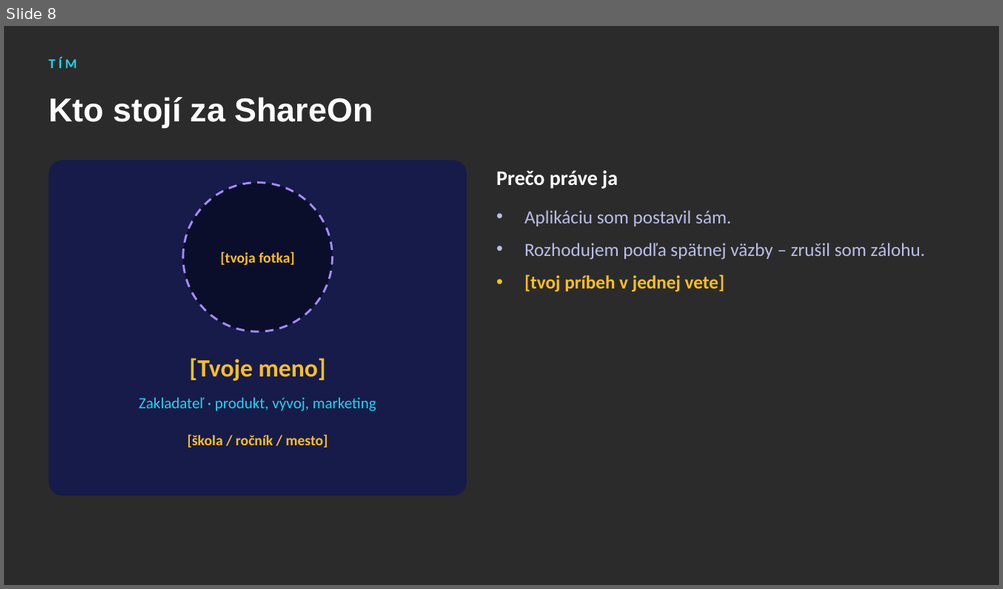
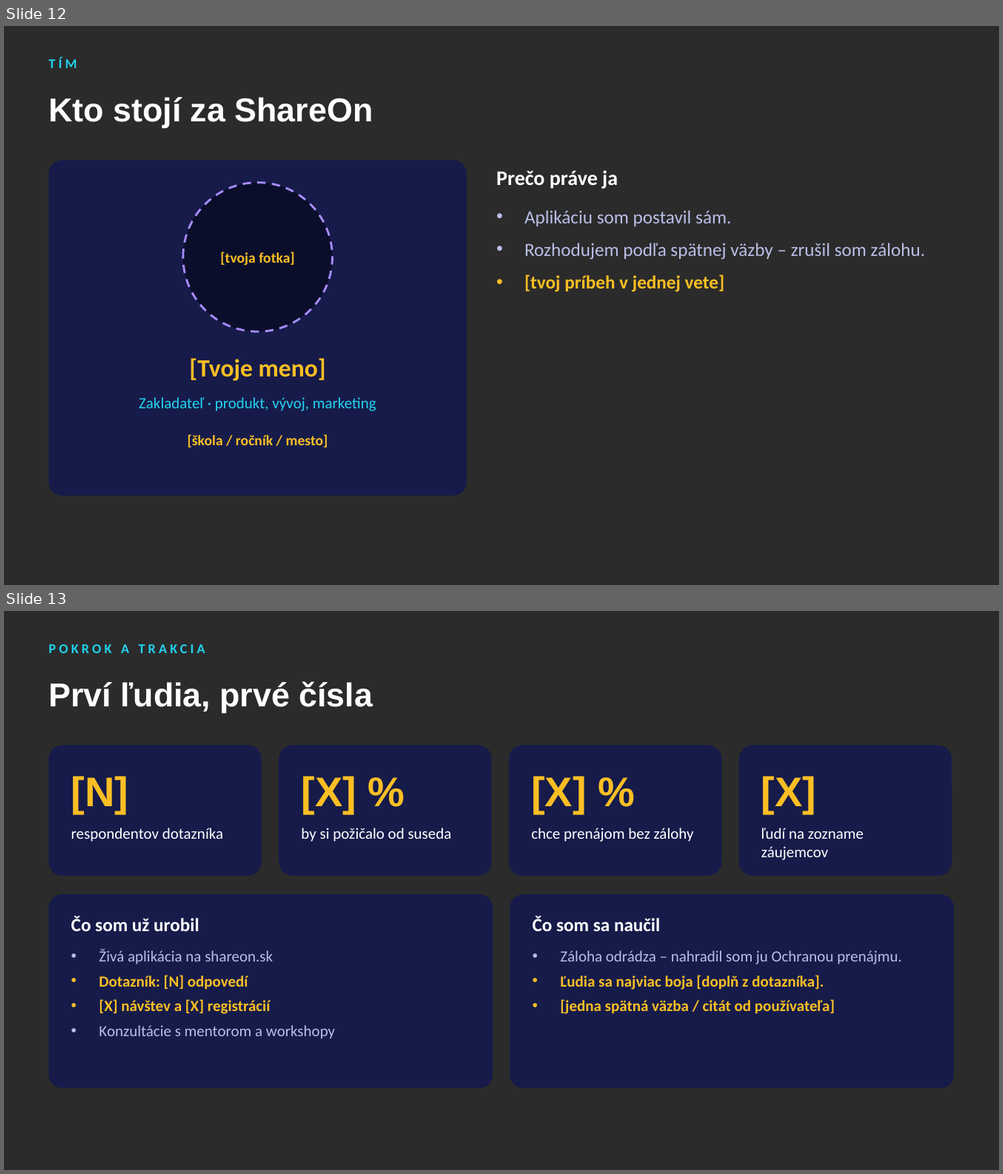
Before and after one commit to samueljurik5-web/shareon, a slide deck: docs/pitch/ShareOn-pitch-deck.pptx. Shown one above the other, each under a label of ours: slide 8 before the commit, slides 12 and 13 after it. The pictures are 1003x589 and 1003x1174 pixels, drawn with LibreOffice and Linux fonts; fonts in the diff are those of the drawing; background and template pictures are left out; a plain dark background stands for a picture behind light text. Boxes give left, top, right and bottom in pixels: in the first picture for what was removed or moved away, otherwise in the second. Text is boxed around its words. In the diff, an @@ line names an element or a change of style, - is before the commit and + after.

```diff
--- a/docs/pitch/ShareOn-pitch-deck.pptx
+++ b/docs/pitch/ShareOn-pitch-deck.pptx
@@ slide 13 added at (4, 611, 999, 1170), background picture (left out) @@
@@ text added at (48, 644, 205, 653), 13 pt, text #22D3EE, bold @@
+POKROK A TRAKCIA
@@ title added at (48, 681, 373, 713), 32 pt, text #FFFFFF, bold @@
+Prví ľudia, prvé čísla
@@ rounded rectangle added at (48, 745, 262, 876), fill #161B4A @@
@@ rounded rectangle added at (279, 745, 491, 876), fill #161B4A @@
@@ rounded rectangle added at (509, 745, 722, 876), fill #161B4A @@
@@ rounded rectangle added at (739, 745, 951, 876), fill #161B4A @@
@@ text added at (71, 776, 129, 814), 40 pt, text #FBBF24, bold @@
+[N]
@@ text added at (301, 776, 356, 814), 40 pt, text #FBBF24, bold @@
+[X] %
@@ text added at (531, 776, 586, 814), 40 pt, text #FBBF24, bold @@
+[X] %
@@ text added at (761, 776, 817, 814), 40 pt, text #FBBF24, bold @@
+[X]
@@ text added at (71, 828, 223, 842), 15 pt, text #FFFFFF @@
+respondentov dotazníka
@@ text added at (301, 828, 452, 842), 15 pt, text #FFFFFF @@
+by si požičalo od suseda
@@ text added at (531, 828, 694, 842), 15 pt, text #FFFFFF @@
+chce prenájom bez zálohy
@@ text added at (761, 828, 863, 860), 15 pt, text #FFFFFF @@
+ľudí na zozname záujemcov
@@ rounded rectangle added at (48, 894, 492, 1088), fill #161B4A @@
@@ rounded rectangle added at (510, 894, 954, 1088), fill #161B4A @@
@@ text added at (71, 917, 199, 931), 18 pt, text #FFFFFF, bold @@
+Čo som už urobil
@@ text added at (532, 917, 660, 931), 18 pt, text #FFFFFF, bold @@
+Čo som sa naučil
@@ text added at (99, 949, 335, 1039), 15 pt, text #B9BEE6 @@
+• Živá aplikácia na shareon.sk
+• Dotazník: [N] odpovedí
+• [X] návštev a [X] registrácií
+• Konzultácie s mentorom a workshopy
@@ text added at (560, 951, 902, 1014), 15 pt, text #FBBF24, bold @@
+• Záloha odrádza – nahradil som ju Ochranou prenájmu.
+• Ľudia sa najviac boja [doplň z dotazníka].
+• [jedna spätná väzba / citát od používateľa]
@@ what was slide 8 is now slide 12 @@
```
Also in this commit, not shown: 4 slides changed, 5 other slides added, 2 slides removed, 1 other file.
